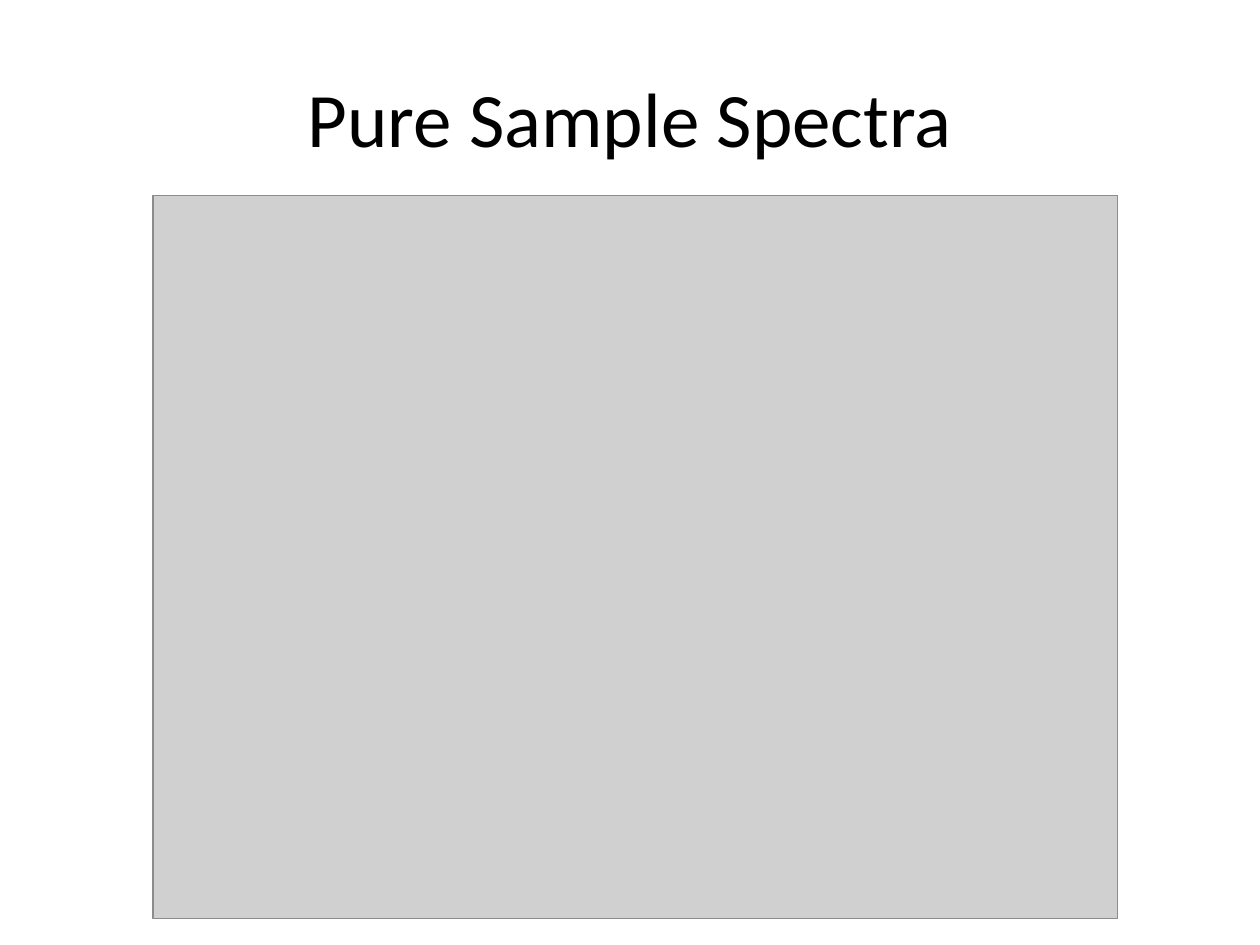
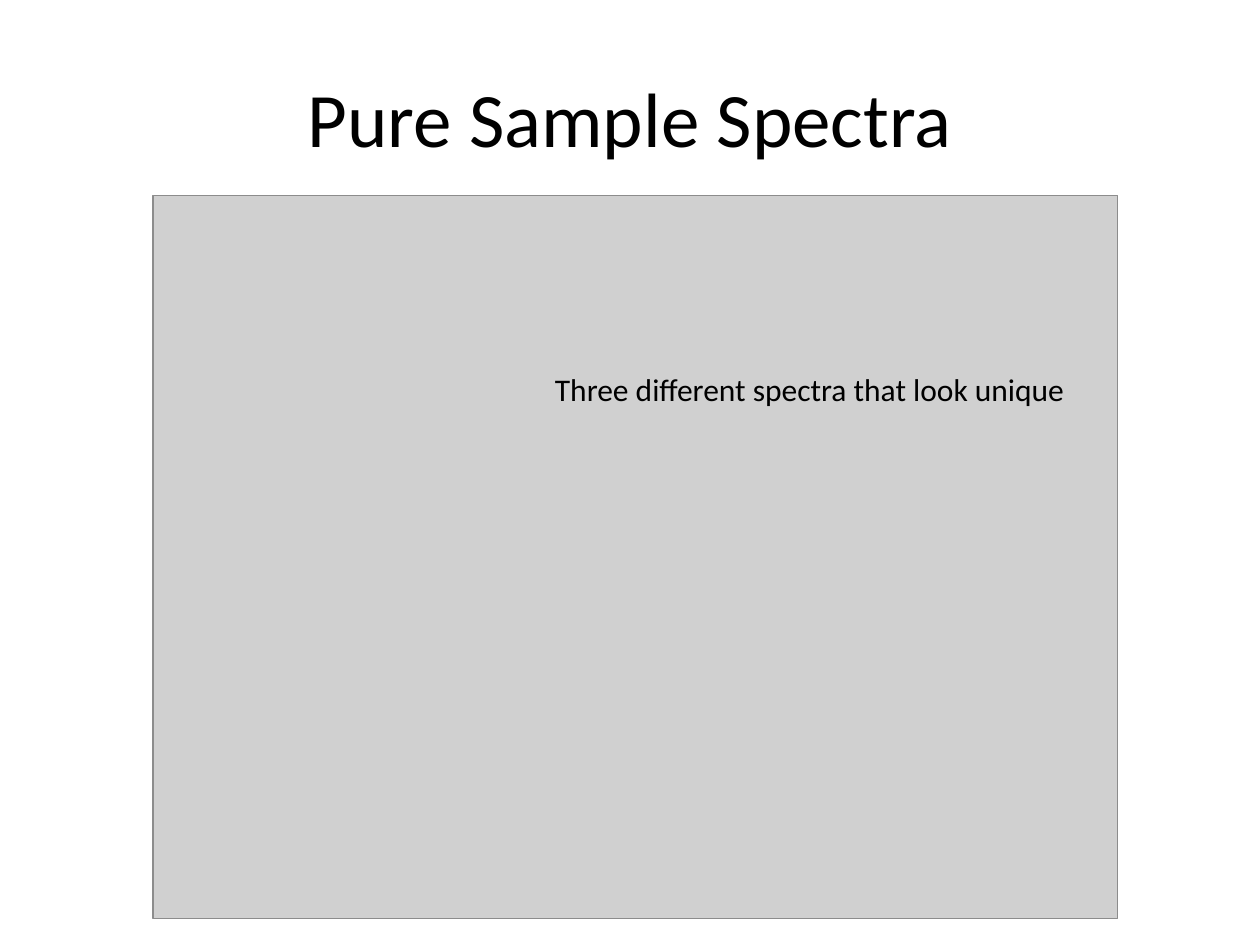
Before and after one commit to dsgray/Springboard, a slide deck: slide 2 of micromass/20190611 Spectra from Bacteria Strains.pptx. Drawn at 1260x945 pixels with LibreOffice and Linux fonts; fonts in the diff are those of the drawing; grey boxes stand for pictures. Boxes give left, top, right and bottom in pixels: in the first picture for what was removed or moved away, otherwise in the second. Text is boxed around its words. In the diff, an @@ line names an element or a change of style, - is before the commit and + after.

```diff
--- a/micromass/20190611 Spectra from Bacteria Strains.pptx
+++ b/micromass/20190611 Spectra from Bacteria Strains.pptx
@@ text added at bbox=[555, 379, 1064, 406], 18 pt, text #000000 @@
+Three different spectra that look unique
```
Also in this commit, not shown: 3 other slides changed.
